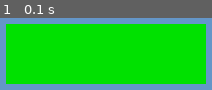
Above: before the commit, frame 1.
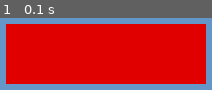
Above: after the commit, the same moment.

Repository: nvmnd-git/txt-rpg
Game: pygame game, started from shapes_test.py
Two runs of this game, one before a commit and one after it. Both use one fixed random seed, a clock stepped at 60 frames per second and the inputs below.
Inputs:
- Up to frame 1 (0.1 s): no input

The runs differ from the first frame. In frame 1, 79% of the frame differs, in the area x 2-98%, y 8-92%.

Commit message:
Change rectangle color to red

Diff:
--- a/shapes_test.py
+++ b/shapes_test.py
@@ -11,7 +11,7 @@
         screen.fill((100,150,200))
 
         #screen shows on the surface, RGB, screen position, dimensions
-        pygame.draw.rect(screen, (0, 225, 0), (20, 400, 200, 60))
+        pygame.draw.rect(screen, (225, 0, 0), (20, 400, 200, 60))
 
         pygame.display.flip()
         if event.type == pygame.QUIT:
